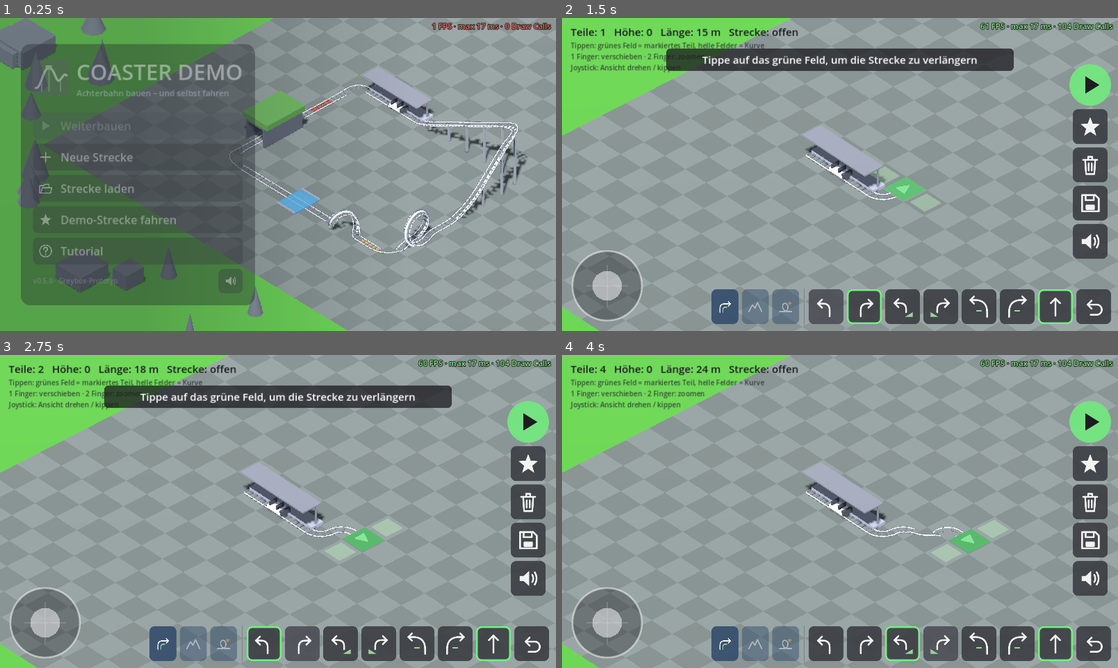
Above: before the commit, frames 1-4 (two rows, left to right).
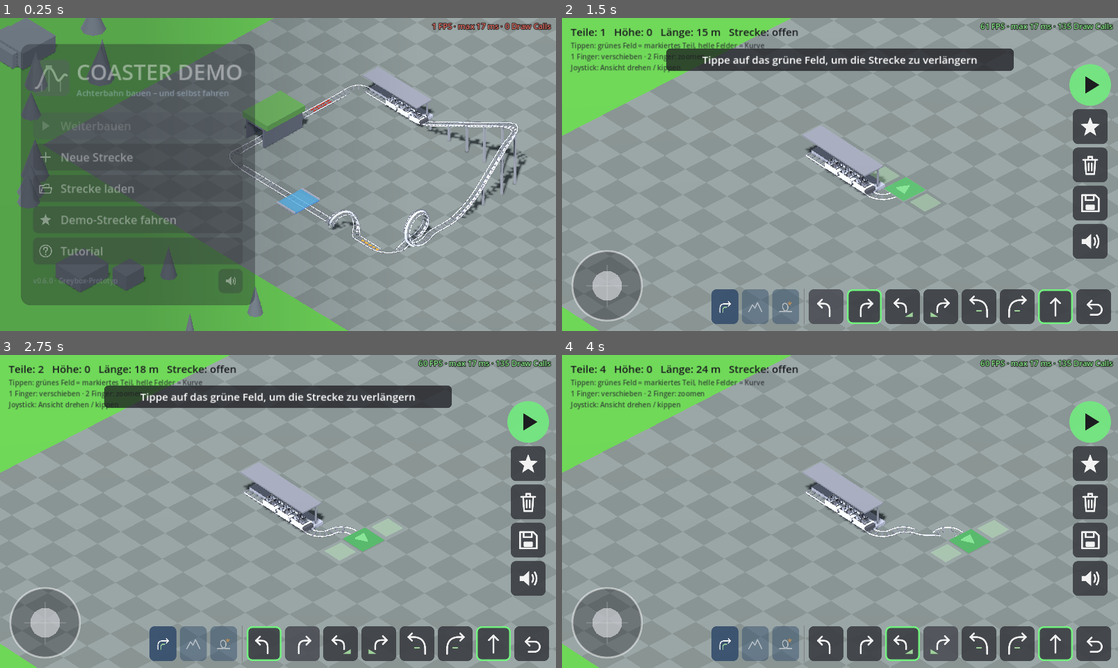
Above: after the commit, the same moments.

Repository: andreas40239/andreas40239
Game: Godot game, scene res://main.tscn
Two runs of this game, one before a commit and one after it. Both use one fixed random seed, a clock stepped at 60 frames per second and the inputs below.
Inputs (mouse positions are in pixels of both pictures, inside the frame that each line leads up to):
- Up to frame 1 (0.25 s): no input
- Up to frame 2 (1.5 s): click "Neue Strecke" at 0.5 s; click (828, 305) at 1.27 s
- Up to frame 3 (2.75 s): click (300, 642) at 2.02 s
- Up to frame 4 (4 s): click (901, 642) at 2.77 s; click (940, 642) at 3.52 s

The runs differ from the first frame. In frame 1, 0.2% of the frame differs, in the area x 7-78%, y 24-85%; in frame 2, 0.4%; in frame 3, 0.4%, in the area x 46-92%, y 1-57%; in frame 4, 0.4%.

Commit message:
Coaster demo: train with three cars and animated riders
- CoasterTrain: 3 cars following the track at fixed spacing, 12 seats with
  greybox riders whose arms go up at speed, in steep drops and upside down
- Physics averages the slope over all cars; the chain lift pulls while any
  car is on a lift piece
- Views cycle front seat / middle car (riders visible ahead) / chase cam;
  the rider in the camera seat is hidden
- Cars, rider bodies and arm pairs are single vertex-colored meshes to keep
  draw calls low; arms cast no shadows
- Help text moves below the speed display while riding; version 0.6.0

Co-Authored-By: Claude Opus 5.5 <noreply@anthropic.com>
Claude-Session: https://claude.ai/code/session_01XNtRVRrZFRycWZGSr3mwAe

Diff:
--- a/coaster_demo/project.godot
+++ b/coaster_demo/project.godot
@@ -10,7 +10,7 @@
 run/main_scene="res://main.tscn"
 config/features=PackedStringArray("4.3", "GL Compatibility")
 config/icon="res://icon.svg"
-config/version="0.5.0"
+config/version="0.6.0"
 config/quit_on_go_back=false
 boot_splash/bg_color=Color(0.62, 0.8, 0.96, 1)
 boot_splash/show_image=false
--- a/coaster_demo/scripts/main.gd
+++ b/coaster_demo/scripts/main.gd
@@ -22,7 +22,8 @@
 
 var track: CoasterTrack
 var rig: IsoCameraRig
-var cart: Node3D
+var cart: Node3D                 # erster Wagen des Zugs
+var train: CoasterTrain
 var ride_cam: Camera3D
 var env: Environment
 var sfx: Sfx
@@ -78,7 +79,8 @@
 var ride_v := 0.0
 var ride_max_v := 0.0
 var ride_laps := 0
-var third_person := false
+var view_mode := 0               # 0 = vorne, 1 = Mitte (mit Fahrgästen), 2 = Verfolger
+const VIEW_NAMES := ["Vorne im Zug", "Mitte – mit Fahrgästen", "Verfolgerkamera"]
 var _look := Vector2.ZERO        # Yaw/Pitch-Versatz des Blicks (Grad)
 var _chase_eye := Vector3.INF    # geglättete Position der Verfolgerkamera
 var _ride_end_timer := -1.0
@@ -236,41 +238,16 @@
 
 
 func _setup_cart() -> void:
-	cart = Node3D.new()
-	add_child(cart)
-	var body_mat := StandardMaterial3D.new()
-	body_mat.albedo_color = Color(0.85, 0.85, 0.87)
-	var dark_mat := StandardMaterial3D.new()
-	dark_mat.albedo_color = Color(0.3, 0.3, 0.32)
-	var body := MeshInstance3D.new()
-	var bb := BoxMesh.new()
-	bb.size = Vector3(1.5, 0.5, 2.6)
-	bb.material = body_mat
-	body.mesh = bb
-	body.position = Vector3(0, 0.55, 0)
-	cart.add_child(body)
-	var nose := MeshInstance3D.new()
-	var nb := BoxMesh.new()
-	nb.size = Vector3(1.5, 0.7, 0.4)
-	nb.material = dark_mat
-	nose.mesh = nb
-	nose.position = Vector3(0, 0.75, -1.35)
-	cart.add_child(nose)
-	for z in [0.9, -0.4]:
-		var seat := MeshInstance3D.new()
-		var sb := BoxMesh.new()
-		sb.size = Vector3(1.3, 0.6, 0.15)
-		sb.material = dark_mat
-		seat.mesh = sb
-		seat.position = Vector3(0, 1.1, z)
-		cart.add_child(seat)
+	train = CoasterTrain.new()
+	add_child(train)
+	cart = train.cars[0]
 	ride_cam = Camera3D.new()
 	ride_cam.fov = 80
 	ride_cam.near = 0.05
 	ride_cam.far = 600
-	cart.add_child(ride_cam)
+	add_child(ride_cam)
+	_place_cart(track.station_s())
 	_update_ride_cam()
-	_place_cart(track.station_s())
 
 
 # -------------------------------------------------------------------- UI ---
@@ -511,8 +488,9 @@
 
 
 func _update_help() -> void:
+	help_label.position.y = 110.0 if riding else 52.0   # im Fahrmodus unter der Tempoanzeige
 	if riding:
-		help_label.text = "Joystick / Wischen: umschauen\nAnsicht: 1./3. Person"
+		help_label.text = "Joystick / Wischen: umschauen\nAuge: vorne / Mitte / Verfolger"
 	else:
 		help_label.text = "Tippen: grünes Feld = markiertes Teil, helle Felder = Kurve\n1 Finger: verschieben · 2 Finger: zoomen\nJoystick: Ansicht drehen / kippen"
 
@@ -1028,13 +1006,14 @@
 
 func _toggle_view() -> void:
 	sfx.play("click")
-	third_person = not third_person
+	view_mode = (view_mode + 1) % VIEW_NAMES.size()
+	_show_toast(VIEW_NAMES[view_mode], 1.5)
 	_chase_eye = Vector3.INF
 	_update_ride_cam()
 
 
 func _update_ride_cam(delta := 0.0) -> void:
-	if third_person and riding:
+	if view_mode == 2 and riding:
 		# Verfolgerkamera mit Welt-Oben, weich nachgeführt – bleibt auch im Looping außerhalb
 		var smp := track.sample(ride_s)
 		var piece: Dictionary = track.pieces[smp.piece]
@@ -1043,8 +1022,9 @@
 		if piece.type == P.LOOP or fwd.length() < 0.3:
 			fwd = CoasterTrack.dir_vec3(piece.dir)
 		fwd = fwd.normalized()
-		var target: Vector3 = smp.pos + Vector3.UP * 1.0
-		var eye: Vector3 = smp.pos - fwd * 8.0 + Vector3.UP * 4.0
+		var mid := track.sample(ride_s - CoasterTrain.CAR_SPACING)
+		var target: Vector3 = mid.pos + Vector3.UP * 1.0
+		var eye: Vector3 = smp.pos - fwd * 13.0 + Vector3.UP * 5.0
 		if piece.type == P.LOOP:
 			eye.y = maxf(eye.y, piece.h * CoasterTrack.LEVEL + CoasterTrack.LOOP_RADIUS + 2.0)
 		if delta <= 0.0 or _chase_eye == Vector3.INF:
@@ -1054,9 +1034,14 @@
 		var xf := Transform3D(Basis.IDENTITY, _chase_eye).looking_at(target, Vector3.UP)
 		xf.basis = xf.basis * Basis.from_euler(Vector3(deg_to_rad(_look.y), deg_to_rad(_look.x), 0))
 		ride_cam.global_transform = xf
-		return
-	ride_cam.position = Vector3(0, 1.75, -0.75)
-	ride_cam.rotation_degrees = Vector3(-6.0 + _look.y, _look.x, 0)
+		train.hide_rider_at(-1, 0, 0)
+		return
+	# Ego-Sicht: Kamera sitzt auf dem linken Platz der ersten Reihe (Wagen 1 oder 2)
+	var car := 0 if view_mode == 0 else 1
+	train.hide_rider_at(car, 0, 0)
+	var eye := train.eye_transform(car, 0, 0)
+	eye.basis = eye.basis * Basis.from_euler(Vector3(deg_to_rad(-6.0 + _look.y), deg_to_rad(_look.x), 0))
+	ride_cam.global_transform = eye
 
 
 func _physics_ride(dt: float) -> void:
@@ -1066,12 +1051,10 @@
 		var smp := track.sample(ride_s)
 		var tan: Vector3 = smp.tangent
 		var piece: Dictionary = track.pieces[smp.piece]
-		var a := -G * tan.y                         # Hangabtrieb
+		var a := -G * train.mean_slope(track, ride_s)   # Hangabtrieb, gemittelt über den Zug
 		a -= 0.004 * ride_v * ride_v + 0.08         # Luftwiderstand + Rollreibung
 		ride_v += a * h
 		match piece.type:
-			P.UP, P.STEEP_UP:
-				ride_v = maxf(ride_v, 3.0)         # Kettenlift
 			P.BOOSTER:
 				if smp.piece != _ride_piece and not in_title:
 					sfx.play("boost", 0.0, 1.0, 0.03)
@@ -1094,6 +1077,8 @@
 					if not _loop_warned and ride_v * ride_v < 5.0 * G * CoasterTrack.LOOP_RADIUS * 0.8:
 						_loop_warned = true
 						_show_toast("Zu langsam für den Looping – mehr Höhe davor bauen!")
+		if train.any_on(track, ride_s, [P.UP, P.STEEP_UP]):
+			ride_v = maxf(ride_v, 3.0)             # Kettenlift zieht den ganzen Zug
 		ride_v = maxf(ride_v, 1.0)                  # Antriebsreifen verhindern Stillstand
 		if piece.type == P.STATION and _ride_piece >= 0 and not in_title \
 				and track.pieces[_ride_piece].type != P.STATION and ride_v > 5.0:
@@ -1145,10 +1130,9 @@
 
 
 func _place_cart(s: float) -> void:
-	if cart == null or track == null:
-		return
-	var smp := track.sample(s)
-	cart.global_transform = Transform3D(CoasterTrack.frame_basis(smp.tangent, smp.up), smp.pos)
+	if train == null or track == null:
+		return
+	train.place(track, s)
 
 
 func _update_fps(delta: float) -> void:
@@ -1180,6 +1164,7 @@
 		# Attract-Modus: Wagen fährt, Kamera kreist langsam
 		_physics_ride(delta)
 		_place_cart(ride_s)
+		_animate_riders(delta)
 		rig.rotate_view(6.0 * delta, 0.0)
 		return
 
@@ -1192,13 +1177,21 @@
 			_look.y = clampf(_look.y - j.y * 80.0 * delta, -70, 60)
 		elif _touches.is_empty() and not _mouse_left:
 			_look = _look.move_toward(Vector2.ZERO, 60.0 * delta)
+		_animate_riders(delta)
 		_update_ride_cam(delta)
-		var on_chain: bool = _ride_piece >= 0 and CoasterTrack.is_lift(track.pieces[_ride_piece].type) and ride_v < 3.3
+		var on_chain: bool = ride_v < 3.3 and train.any_on(track, ride_s, [P.UP, P.STEEP_UP])
 		sfx.update_ride(ride_v, on_chain, delta)
 		speed_label.text = "%d km/h\nRunden: %d" % [int(ride_v * 3.6), ride_laps]
 		if _ride_end_timer >= 0.0:
 			_ride_end_timer -= delta
 			if _ride_end_timer < 0.0:
 				_stop_ride()
-	elif j != Vector2.ZERO:
-		rig.rotate_view(-j.x * 90.0 * delta, -j.y * 45.0 * delta)
+	else:
+		train.animate(delta, 0.0, false)
+		if j != Vector2.ZERO:
+			rig.rotate_view(-j.x * 90.0 * delta, -j.y * 45.0 * delta)
+
+
+func _animate_riders(delta: float) -> void:
+	var front := track.sample(ride_s)
+	train.animate(delta, ride_v, front.tangent.y < -0.35)
--- a/coaster_demo/scripts/track.gd
+++ b/coaster_demo/scripts/track.gd
@@ -478,9 +478,9 @@
 	return Basis(tangent.cross(up).normalized(), up, -tangent)
 
 
-## Startposition des Wagens: Mitte der Station.
+## Startposition des ersten Wagens: vorne in der Station, der Zug steht dahinter.
 func station_s() -> float:
-	return TILE * (STATION_LEN * 0.5)
+	return TILE * STATION_LEN - 1.5
 
 
 # ----------------------------------------------------------- Darstellung ---
--- /dev/null
+++ b/coaster_demo/scripts/train.gd
@@ -0,0 +1,178 @@
+class_name CoasterTrain
+extends Node3D
+## Zug aus mehreren Wagen mit Fahrgästen (Greybox). Die Wagen folgen der
+## Strecke im festen Abstand hinter dem ersten Wagen. Fahrgäste reißen bei hohem
+## Tempo, in steilen Abfahrten und kopfüber die Arme hoch.
+##
+## Für wenige Draw Calls wird jeder Wagen, jeder Fahrgast-Körper und jedes
+## Arm-Paar als ein einziges Mesh mit Vertex-Farben gebaut.
+
+const CAR_COUNT := 3
+const CAR_SPACING := 2.7          # Abstand der Wagenmitten entlang der Strecke (m)
+const ROWS := [-0.45, 0.6]        # Sitzreihen (lokales z, vorne negativ)
+const SEATS := [-0.36, 0.36]      # Sitzplätze links/rechts (lokales x)
+const EYE_HEIGHT := 1.72
+const ARM_REST := 60.0            # Arme am Bügel (Grad nach vorn)
+const ARM_UP := 165.0             # Arme hochgerissen
+
+const BODY := Color(0.85, 0.85, 0.87)
+const DARK := Color(0.3, 0.3, 0.32)
+const WHEEL := Color(0.2, 0.2, 0.22)
+const SKIN := Color(0.9, 0.85, 0.8)
+
+var cars: Array[Node3D] = []
+var _riders: Array[Dictionary] = []
+var _material: StandardMaterial3D
+
+
+func _ready() -> void:
+	_material = StandardMaterial3D.new()
+	_material.vertex_color_use_as_albedo = true
+	_material.roughness = 0.9
+	var rng := RandomNumberGenerator.new()
+	rng.seed = 11
+	for ci in CAR_COUNT:
+		var car := Node3D.new()
+		add_child(car)
+		cars.append(car)
+		var st := _begin()
+		_box(st, Vector3(1.5, 0.5, 2.3), Vector3(0, 0.55, 0), BODY)          # Wanne
+		_box(st, Vector3(0.12, 0.3, 2.3), Vector3(-0.72, 0.95, 0), BODY)    # Seitenwände
+		_box(st, Vector3(0.12, 0.3, 2.3), Vector3(0.72, 0.95, 0), BODY)
+		for z in [-0.9, 0.9]:  # Fahrwerk
+			_box(st, Vector3(1.3, 0.25, 0.35), Vector3(0, 0.2, z), WHEEL)
+		if ci == 0:
+			_box(st, Vector3(1.5, 0.5, 0.45), Vector3(0, 0.65, -1.3), DARK)  # Bug
+		else:
+			_box(st, Vector3(0.3, 0.2, 0.5), Vector3(0, 0.4, -1.3), WHEEL)   # Kupplung
+		for z: float in ROWS:
+			_box(st, Vector3(1.3, 0.5, 0.14), Vector3(0, 0.95, z + 0.38), DARK)  # Lehne
+			_box(st, Vector3(1.3, 0.07, 0.07), Vector3(0, 1.0, z - 0.32), DARK)  # Bügel
+		car.add_child(_commit(st))
+		for row in ROWS.size():
+			for seat in SEATS.size():
+				_riders.append(_make_rider(car, ci, row, seat, rng))
+
+
+func _begin() -> SurfaceTool:
+	var st := SurfaceTool.new()
+	st.begin(Mesh.PRIMITIVE_TRIANGLES)
+	return st
+
+
+func _commit(st: SurfaceTool, shadows := true) -> MeshInstance3D:
+	var mi := MeshInstance3D.new()
+	mi.mesh = st.commit()
+	mi.material_override = _material
+	if not shadows:
+		mi.cast_shadow = GeometryInstance3D.SHADOW_CASTING_SETTING_OFF
+	return mi
+
+
+## Quader mit flachen Normalen und Vertex-Farbe.
+func _box(st: SurfaceTool, size: Vector3, pos: Vector3, color: Color) -> void:
+	var h := size * 0.5
+	var faces := [
+		[Vector3.RIGHT, Vector3.UP, Vector3.BACK], [Vector3.LEFT, Vector3.UP, Vector3.FORWARD],
+		[Vector3.UP, Vector3.BACK, Vector3.RIGHT], [Vector3.DOWN, Vector3.FORWARD, Vector3.RIGHT],
+		[Vector3.BACK, Vector3.UP, Vector3.LEFT], [Vector3.FORWARD, Vector3.UP, Vector3.RIGHT],
+	]
+	st.set_color(color)
+	for f in faces:
+		var n: Vector3 = f[0]
+		var u: Vector3 = f[1]
+		var v: Vector3 = f[2]
+		var c := pos + n * h
+		var du := u * h
+		var dv := v * h
+		var q := [c - du - dv, c - du + dv, c + du + dv, c + du - dv]
+		st.set_normal(n)
+		for idx in [0, 1, 2, 0, 2, 3]:
+			st.add_vertex(q[idx])
+
+
+## Grobe Kugel (für Köpfe).
+func _sphere(st: SurfaceTool, r: float, pos: Vector3, color: Color) -> void:
+	st.set_color(color)
+	var rings := 5
+	var segs := 8
+	for i in rings:
+		for j in segs:
+			var pts := []
+			for k in [[i, j], [i + 1, j], [i + 1, j + 1], [i, j + 1]]:
+				var th := PI * float(k[0]) / rings
+				var ph := TAU * float(k[1]) / segs
+				pts.append(Vector3(sin(th) * cos(ph), cos(th), sin(th) * sin(ph)))
+			for idx in [0, 2, 1, 0, 3, 2]:
+				st.set_normal(pts[idx])
+				st.add_vertex(pos + pts[idx] * r)
+
+
+func _make_rider(car: Node3D, ci: int, row: int, seat: int, rng: RandomNumberGenerator) -> Dictionary:
+	var root := Node3D.new()
+	root.position = Vector3(SEATS[seat], 0.75, ROWS[row] + 0.1)
+	car.add_child(root)
+	var shade := rng.randf_range(0.35, 0.75)
+	var shirt := Color(shade, shade, shade + 0.04)
+	var st := _begin()
+	_box(st, Vector3(0.34, 0.5, 0.22), Vector3(0, 0.4, 0), shirt)   # Oberkörper
+	_sphere(st, 0.13, Vector3(0, 0.82, 0), SKIN)                    # Kopf
+	root.add_child(_commit(st))
+	var pivot := Node3D.new()                                       # Schulterachse
+	pivot.position = Vector3(0, 0.6, 0)
+	root.add_child(pivot)
+	var arms := _begin()
+	for side in [-1.0, 1.0]:
+		_box(arms, Vector3(0.09, 0.46, 0.09), Vector3(side * 0.22, -0.23, 0), shirt)
+	pivot.add_child(_commit(arms, false))
+	pivot.rotation_degrees.x = ARM_REST
+	return {
+		"root": root, "arms": pivot, "car": ci, "row": row, "seat": seat,
+		"angle": ARM_REST, "excite": rng.randf_range(0.0, 1.0),
+	}
+
+
+## Setzt alle Wagen hinter die Bogenlänge s (erster Wagen bei s).
+func place(track: CoasterTrack, s: float) -> void:
+	for i in cars.size():
+		var smp := track.sample(s - i * CAR_SPACING)
+		cars[i].global_transform = Transform3D(CoasterTrack.frame_basis(smp.tangent, smp.up), smp.pos)
+
+
+## Mittlere Steigung (dy/ds) über alle Wagen – der ganze Zug zieht bzw. bremst.
+func mean_slope(track: CoasterTrack, s: float) -> float:
+	var acc := 0.0
+	for i in cars.size():
+		acc += track.sample(s - i * CAR_SPACING).tangent.y
+	return acc / cars.size()
+
+
+## Liegt irgendein Wagen auf einem Teil der angegebenen Typen?
+func any_on(track: CoasterTrack, s: float, types: Array) -> bool:
+	for i in cars.size():
+		var smp := track.sample(s - i * CAR_SPACING)
+		if track.pieces[smp.piece].type in types:
+			return true
+	return false
+
+
+## Kamera-Transform (global) für einen Sitzplatz – Augenhöhe des Fahrgasts.
+func eye_transform(car: int, row: int, seat: int) -> Transform3D:
+	var local := Transform3D(Basis.IDENTITY, Vector3(SEATS[seat], EYE_HEIGHT, ROWS[row] + 0.05))
+	return cars[car].global_transform * local
+
+
+## Blendet den Fahrgast aus, auf dessen Platz die Kamera sitzt (car = -1: keiner).
+func hide_rider_at(car: int, row: int, seat: int) -> void:
+	for r in _riders:
+		r.root.visible = not (car >= 0 and r.car == car and r.row == row and r.seat == seat)
+
+
+func animate(delta: float, speed: float, drop: bool) -> void:
+	var k := 1.0 - exp(-6.0 * delta)
+	for r in _riders:
+		var car: Node3D = cars[r.car]
+		var inverted := car.global_basis.y.y < 0.2
+		var wild: bool = inverted or drop or speed > 12.0 + 8.0 * (1.0 - r.excite)
+		r.angle = lerpf(r.angle, ARM_UP if wild else ARM_REST, k)
+		r.arms.rotation_degrees.x = r.angle
--- a/coaster_demo/tests/screenshots.gd
+++ b/coaster_demo/tests/screenshots.gd
@@ -57,7 +57,20 @@
 		main._physics_ride(1.0 / 60.0)
 	main._place_cart(main.ride_s)
 	main._update_ride_cam()
+	main._animate_riders(0.5)
 	await shot("04_ride_first")
+	# Mittlerer Wagen: Fahrgäste vorne sichtbar – Moment in der ersten Abfahrt
+	main.view_mode = 1
+	for i in 200:
+		main._physics_ride(1.0 / 60.0)
+		if main.track.sample(main.ride_s).tangent.y < -0.4:
+			break
+	main._place_cart(main.ride_s)
+	for i in 20:
+		main._animate_riders(0.05)
+	main._update_ride_cam()
+	await shot("04b_ride_middle")
+	main.view_mode = 0
 
 	# Scheitelpunkt des Loopings
 	var t: CoasterTrack = main.track
@@ -69,7 +82,7 @@
 	main._place_cart(main.ride_s)
 	main._update_ride_cam()
 	await shot("05_loop_first")
-	main._toggle_view()
+	main.view_mode = 2
 	main.ride_s = t.path_dist[top] - 3.0
 	main._place_cart(main.ride_s)
 	main._update_ride_cam()
Binary file changed: coaster_demo/docs/bauen.png
Binary file changed: coaster_demo/docs/fahren.png
Binary file changed: coaster_demo/docs/titel.png
Binary file added: coaster_demo/docs/tutorial.png
Not shown, changed: coaster_demo/export_presets.cfg
Not shown, changed: coaster_demo/README.md
